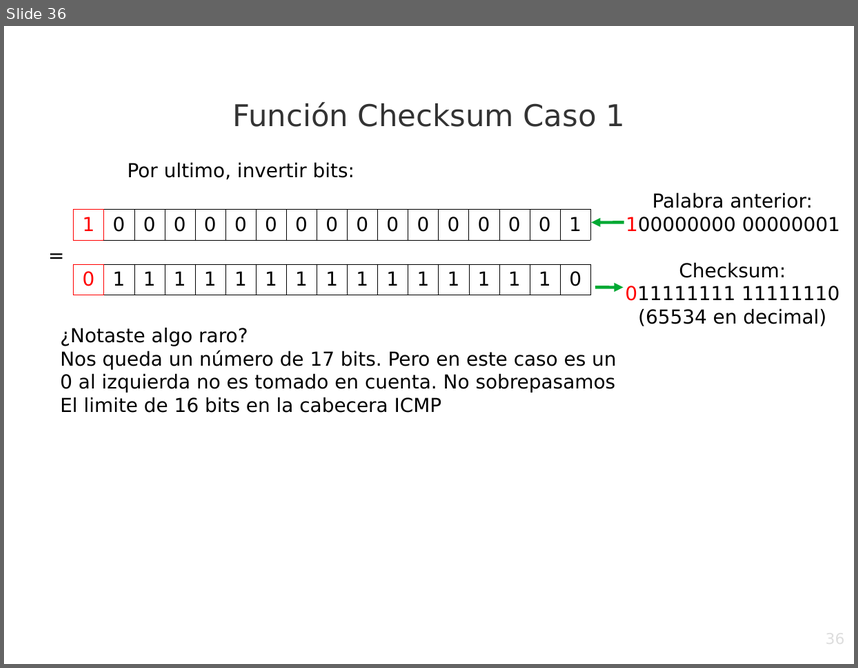
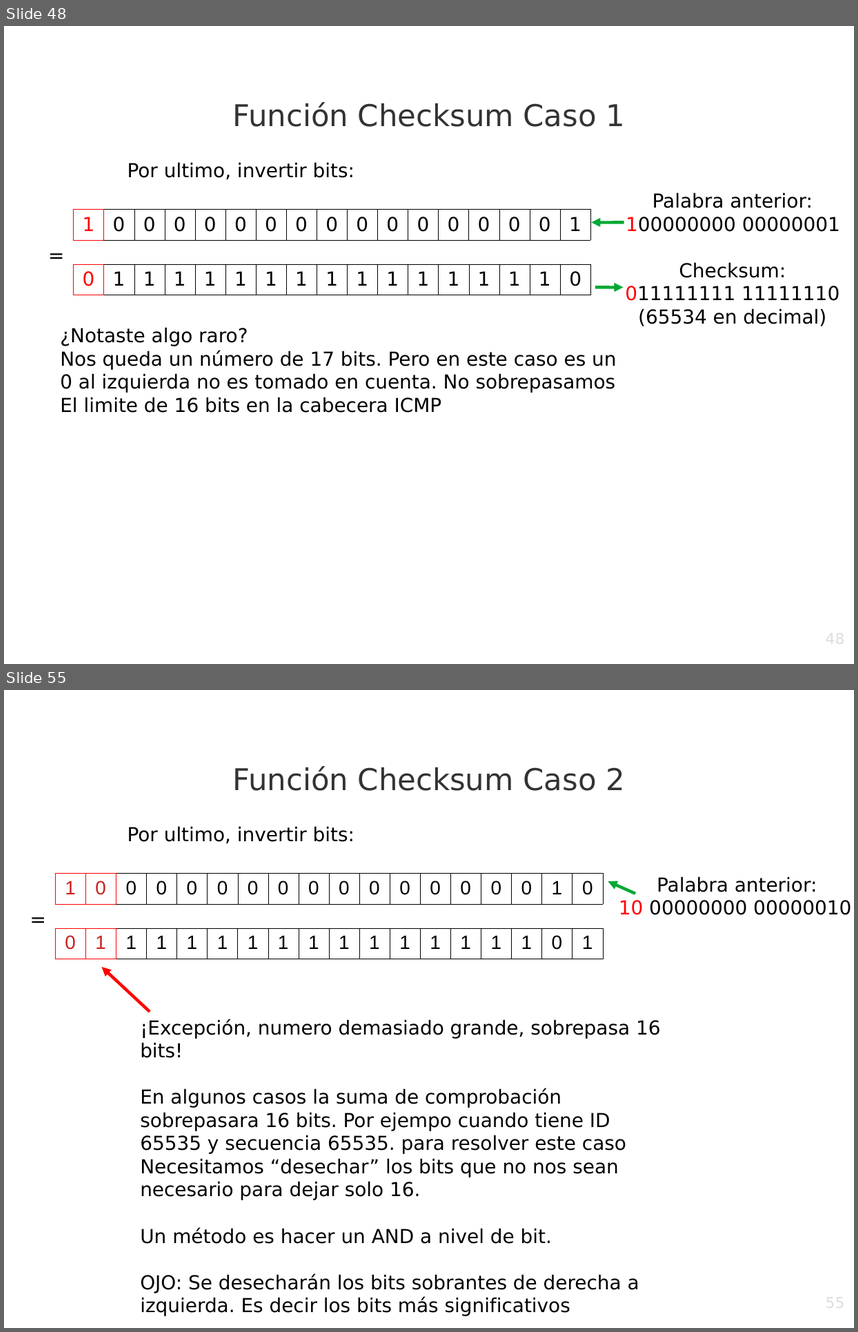
Before and after one commit to srealmoreno/Python, a slide deck: PING/ping.odp. Shown one above the other, each under a label of ours: slide 36 before the commit, slides 48 and 55 after it; the slides between them are not shown. The pictures are 858x668 and 858x1332 pixels, drawn with LibreOffice and Linux fonts; fonts in the diff are those of the drawing; background and template pictures are left out. Boxes give left, top, right and bottom in pixels: in the first picture for what was removed or moved away, otherwise in the second. Text is boxed around its words. In the diff, an @@ line names an element or a change of style, - is before the commit and + after.

```diff
--- a/PING/ping.odp
+++ b/PING/ping.odp
@@ slide 55 added at (4, 690, 854, 1328), background picture (left out) @@
@@ text added at (233, 766, 625, 791), 28 pt, text #333333 @@
+Función Checksum Caso 2
@@ text added at (128, 826, 355, 844), 18 pt, text #000000 @@
+Por ultimo, invertir bits:
@@ table added at (55, 874, 597, 905), 1 rows, 18 columns @@
+1 | 0 | 0 | 0 | 0 | 0 | 0 | 0 | 0 | 0 | 0 | 0 | 0 | 0 | 0 | 0 | 1 | 0
@@ arrow added from (636, 894) to (608, 881), #00A933 2.83 pt @@
@@ text added at (619, 876, 851, 915), 18 pt, text #000000 @@
+Palabra anterior:
+10 00000000 00000010
@@ text added at (23, 904, 54, 934), 18 pt, text #000000 @@
+=
@@ table added at (55, 927, 597, 958), 1 rows, 18 columns @@
+0 | 1 | 1 | 1 | 1 | 1 | 1 | 1 | 1 | 1 | 1 | 1 | 1 | 1 | 1 | 1 | 0 | 1
@@ arrow added from (150, 1012) to (102, 967), #FF0000 2.83 pt @@
@@ text added at (140, 1018, 661, 1316), 18 pt, text #000000 @@
+¡Excepción, numero demasiado grande, sobrepasa 16 bits!
+En algunos casos la suma de comprobación sobrepasara 16 bits. Por ejempo cuando tiene ID 65535 y secuencia 65535. para resolver este caso
+Necesitamos “desechar” los bits que no nos sean necesario para dejar solo 16.
+Un método es hacer un AND a nivel de bit.
+OJO: Se desecharán los bits sobrantes de derecha a izquierda. Es decir los bits más significativos
@@ page number added at (647, 1293, 846, 1328), 14 pt, text #DDDDDD @@
+55
@@ what was slide 36 is now slide 48 @@
@@ page number at (647, 629, 846, 664): text changed @@
-36
+48
```
Also in this commit, not shown: 2 slides changed, 59 other slides added, 3 slides removed, 2 other files.
